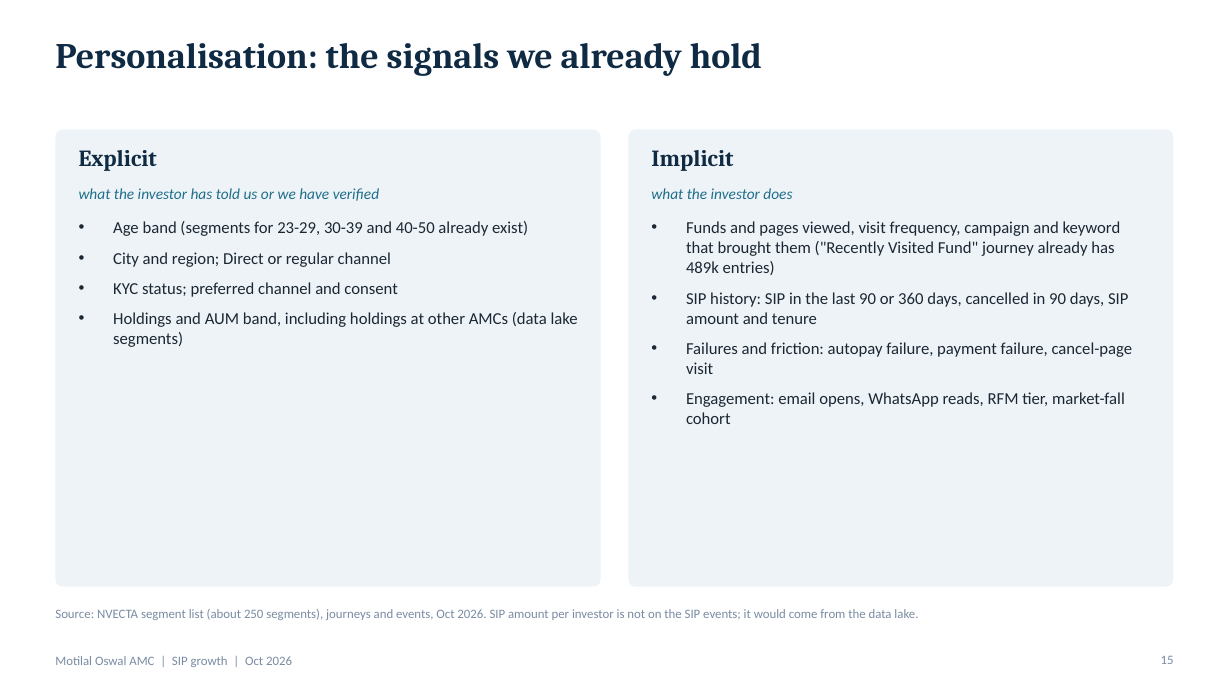
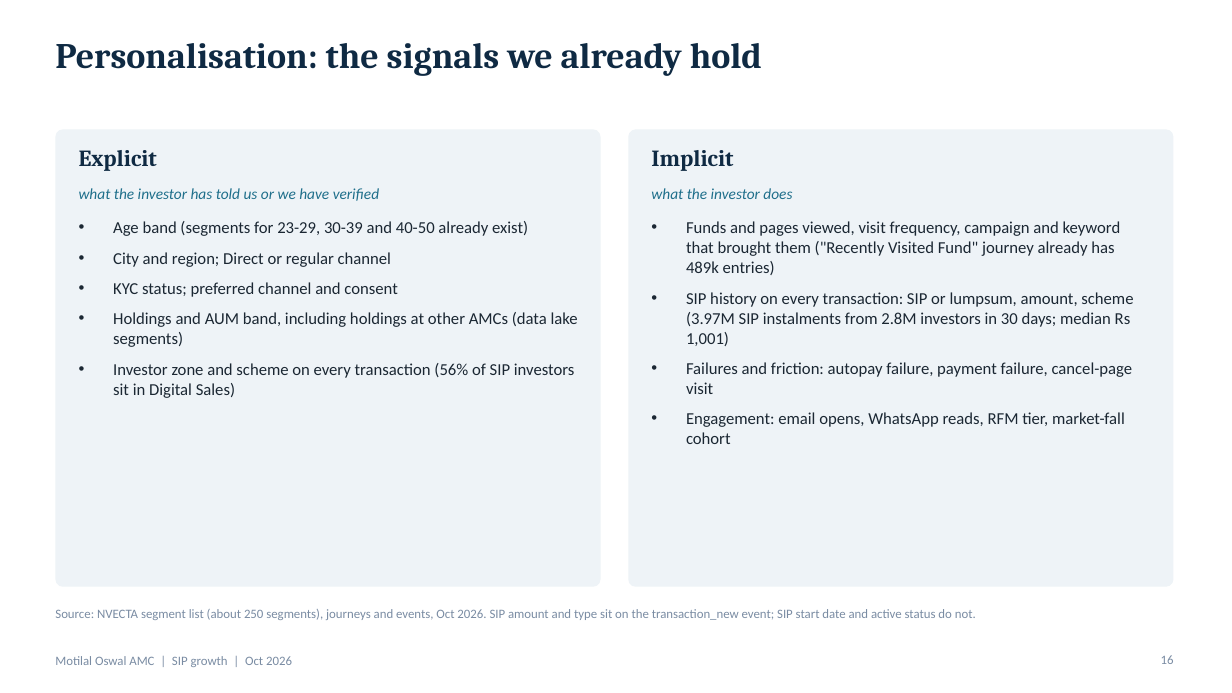
Before and after one commit to mandy7/Projects, a slide deck: slide 16 of SIP_Growth_Programme.pptx (slide 15 before the commit). Drawn at 1232x693 pixels with LibreOffice and Linux fonts; fonts in the diff are those of the drawing. Boxes give left, top, right and bottom in pixels: in the first picture for what was removed or moved away, otherwise in the second. Text is boxed around its words. In the diff, an @@ line names an element or a change of style, - is before the commit and + after.

```diff
--- a/SIP_Growth_Programme.pptx
+++ b/SIP_Growth_Programme.pptx
@@ text at box(686, 292, 1133, 346): text changed @@
-• SIP history: SIP in the last 90 or 360 days, cancelled in 90 days, SIP amount and tenure
+• SIP history on every transaction: SIP or lumpsum, amount, scheme (3.97M SIP instalments from 2.8M investors in 30 days; median Rs 1,001)
@@ text at box(113, 363, 574, 398): paragraph added @@
+• Investor zone and scheme on every transaction (56% of SIP investors sit in Digital Sales)
@@ text at box(55, 609, 976, 620): text changed @@
-Source: NVECTA segment list (about 250 segments), journeys and events, Oct 2026. SIP amount per investor is not on the SIP events; it would come from the data lake.
+Source: NVECTA segment list (about 250 segments), journeys and events, Oct 2026. SIP amount and type sit on the transaction_new event; SIP start date and active status do not.
@@ page number at box(1161, 655, 1174, 664): text changed @@
-15
+16
```
Also in this commit, not shown: 6 other slides changed, 1 slide added.
